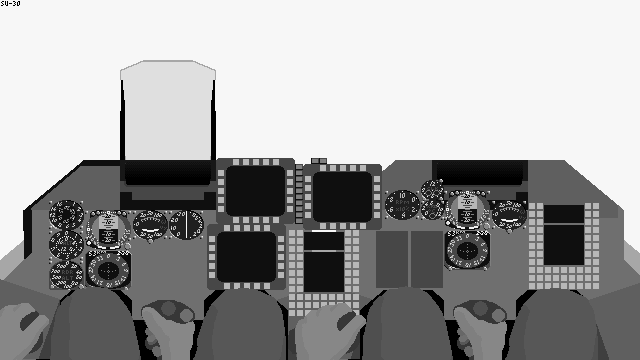
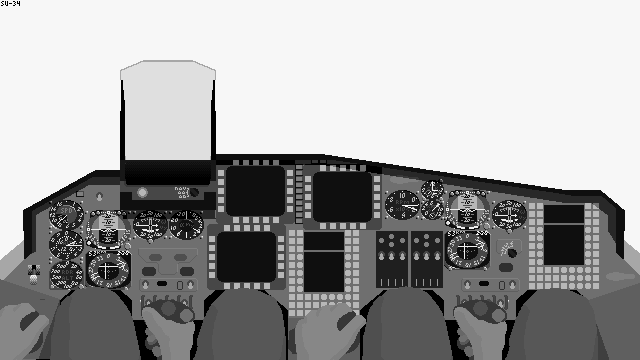
Comparing the layer stacks of the two (640, 360) images. Changes:
painted on "Su34_Hood" over [24,154,625,260]
renamed "Su30_Hood #1" to "Su34_Shadow", showed it, blend normal → subtract, painted on it over [24,156,623,340]
showed "Su30_Frgr #1", painted on it over [40,167,517,300]
painted on "Su34_Bkgr" over [28,175,635,316]
renamed "Su30_Frame #1" to "Su34_Frame", painted on it over [17,1,635,360]
